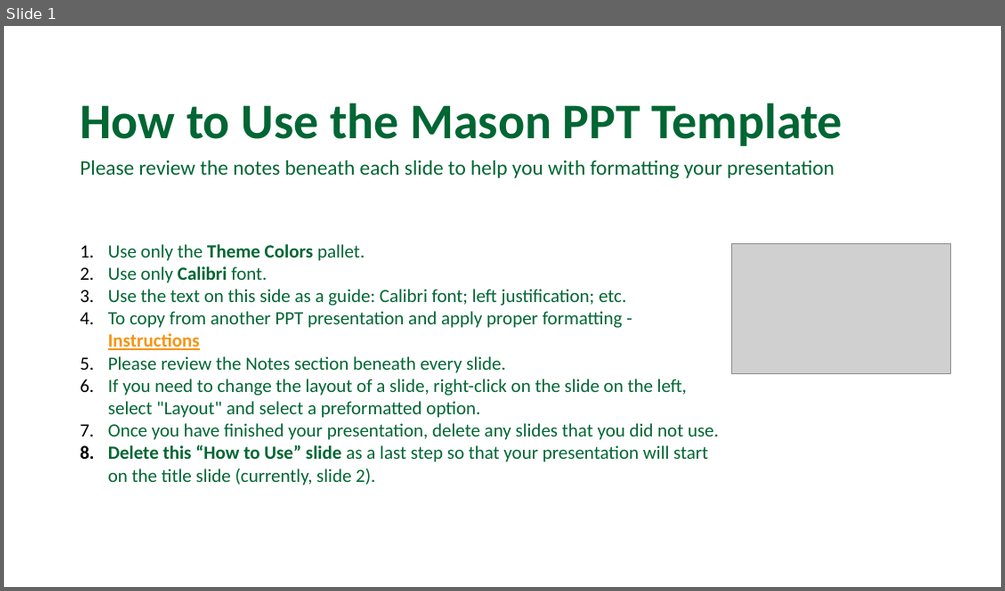
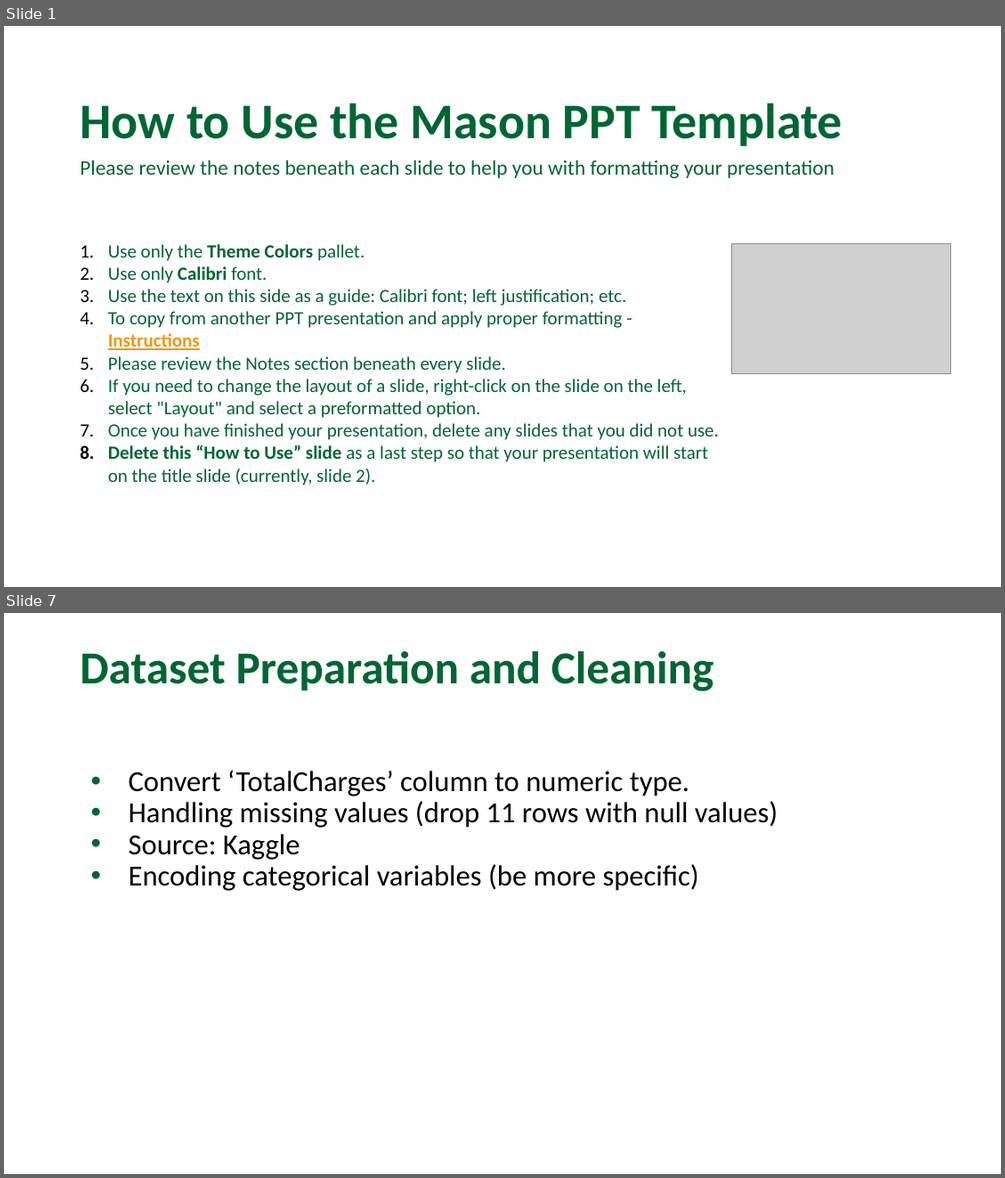
Before and after one commit to annguyenhuynh/AIT736-Team3, a slide deck: slides/AIT736_Final_Project_AnHuynh.pptx. Shown one above the other, each under a label of ours: slide 1 before the commit, slides 1 and 7 after it; the slides between them are not shown. The pictures are 1005x591 and 1005x1178 pixels, drawn with LibreOffice and Linux fonts; fonts in the diff are those of the drawing; grey boxes stand for pictures; background and template pictures are left out. Boxes give left, top, right and bottom in pixels: in the first picture for what was removed or moved away, otherwise in the second. Text is boxed around its words. In the diff, an @@ line names an element or a change of style, - is before the commit and + after.

```diff
--- a/slides/AIT736_Final_Project_AnHuynh.pptx
+++ b/slides/AIT736_Final_Project_AnHuynh.pptx
@@ slide 7 added at <box>4,613,1001,1174</box>, background picture (left out) @@
@@ title added at <box>80,651,714,691</box>, 44 pt, text #006633, bold @@
+Dataset Preparation and Cleaning
@@ text added at <box>129,770,777,891</box>, 28 pt, text #000000 @@
+• Convert ‘TotalCharges’ column to numeric type.
+• Handling missing values (drop 11 rows with null values)
+• Source: Kaggle
+• Encoding categorical variables (be more specific)
```
Also in this commit, not shown: 1 slide changed, 13 other slides added, 7 slides removed.
